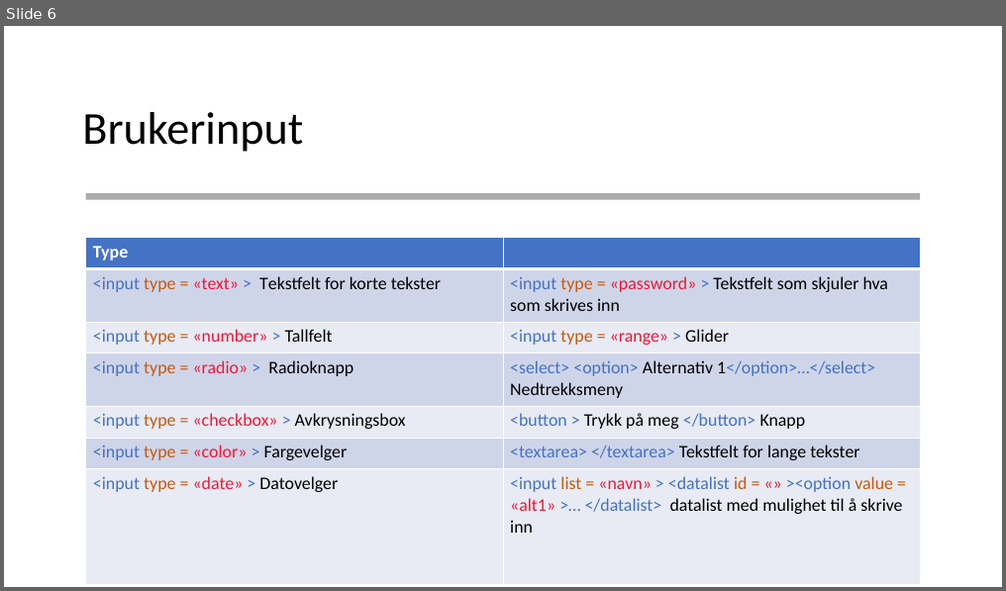
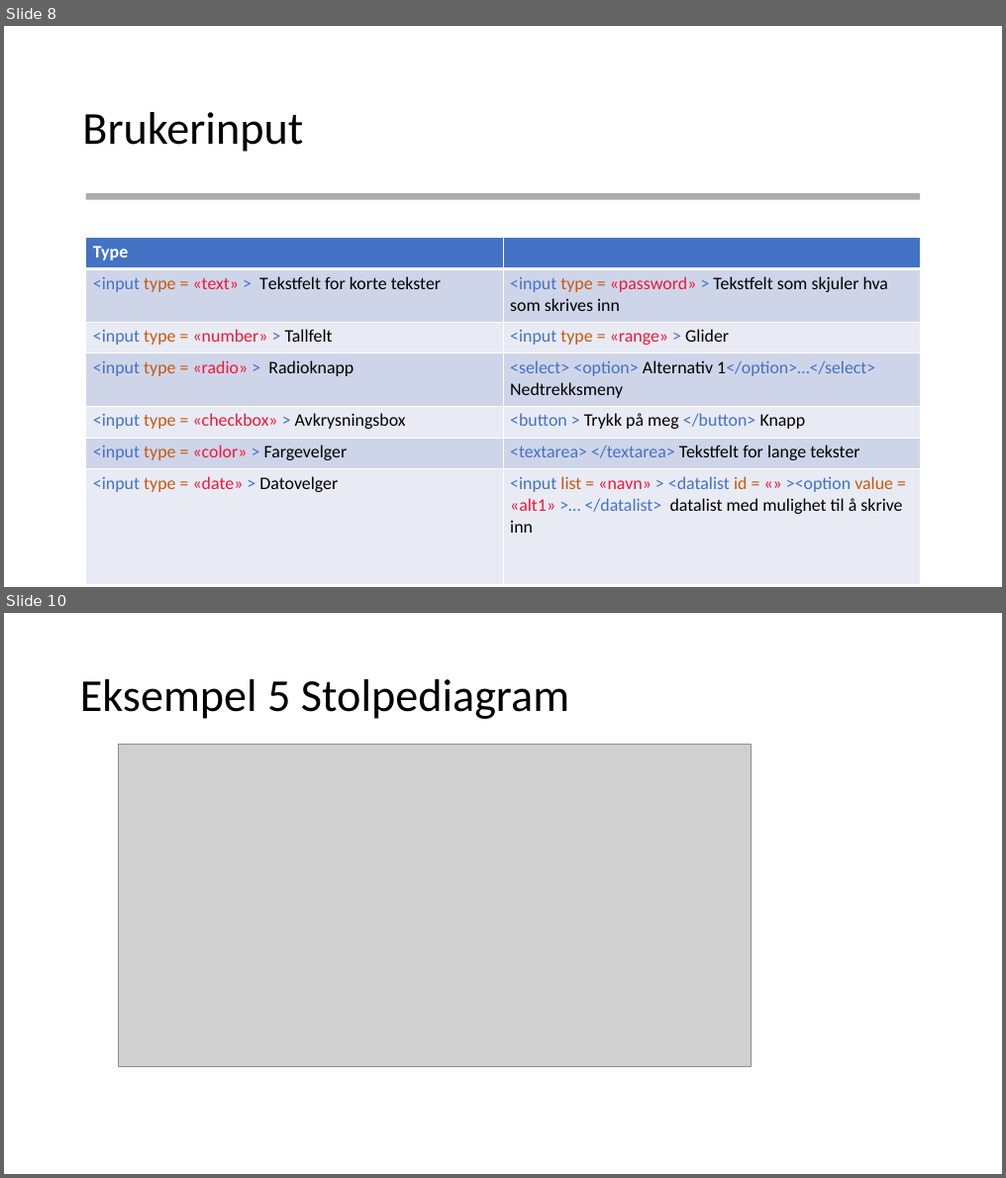
Before and after one commit to AizanM/IT2, a slide deck: Uke 46/Uke 46 Hendelser.pptx. Shown one above the other, each under a label of ours: slide 6 before the commit, slides 8 and 10 after it; the slides between them are not shown. The pictures are 1006x591 and 1006x1178 pixels, drawn with LibreOffice and Linux fonts; fonts in the diff are those of the drawing; grey boxes stand for pictures. Boxes give left, top, right and bottom in pixels: in the first picture for what was removed or moved away, otherwise in the second. Text is boxed around its words. In the diff, an @@ line names an element or a change of style, - is before the commit and + after.

```diff
--- a/Uke 46/Uke 46 Hendelser.pptx
+++ b/Uke 46/Uke 46 Hendelser.pptx
@@ slide 10 added at (4, 613, 1002, 1174), background #FFFFFF @@
@@ title added at (80, 679, 569, 719), 44 pt, text #000000 @@
+Eksempel 5 Stolpediagram
@@ picture added at (119, 745, 751, 1067) @@
@@ what was slide 6 is now slide 8 @@
```
Also in this commit, not shown: 3 slides changed, 7 other slides added, 3 slides removed, 31 other files.
